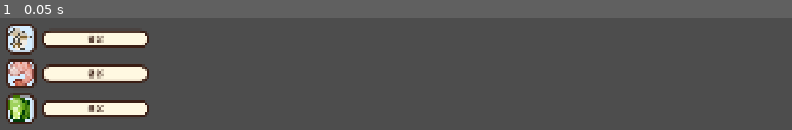
Above: before the commit, frame 1.
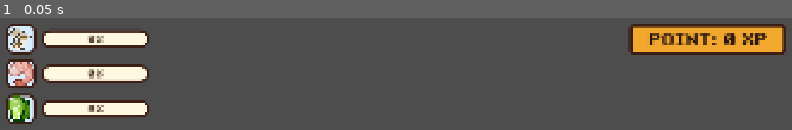
Above: after the commit, the same moment.

Repository: itspaulita/faster-chef-2
Game: Godot game, scene res://scenes/hud.tscn
The game is run twice, just before and just after one commit, with the same random seed, the same clock (stepped at 60 frames per second) and the same inputs. This scene is started directly instead of the project's main scene.
Inputs:
- Up to frame 1 (0.05 s): no input

The runs differ from the first frame. In frame 1, 5.5% of the frame differs, in the area x 79-100%, y 5-34%.

Commit message:
HUD for points added

Diff:
--- a/scenes/hud.tscn
+++ b/scenes/hud.tscn
@@ -42,6 +42,22 @@
 corner_radius_top_right = 20
 corner_radius_bottom_right = 20
 corner_radius_bottom_left = 20
+
+[sub_resource type="StyleBoxFlat" id="StyleBoxFlat_points"]
+content_margin_left = 32.0
+content_margin_top = 12.0
+content_margin_right = 32.0
+content_margin_bottom = 12.0
+bg_color = Color(0.95, 0.66, 0.18, 1)
+border_width_left = 8
+border_width_top = 8
+border_width_right = 8
+border_width_bottom = 8
+border_color = Color(0.23, 0.12, 0.08, 1)
+corner_radius_top_left = 10
+corner_radius_top_right = 10
+corner_radius_bottom_right = 10
+corner_radius_bottom_left = 10
 
 [node name="Hud" type="CanvasLayer"]
 script = ExtResource("1_hud")
@@ -128,3 +144,22 @@
 theme_override_styles/background = SubResource("StyleBoxFlat_bar_bg")
 theme_override_styles/fill = SubResource("StyleBoxFlat_bar_fill")
 step = 0.0
+
+[node name="PointsPanel" type="PanelContainer" parent="."]
+anchors_preset = 1
+anchor_left = 1.0
+anchor_right = 1.0
+offset_left = -400.0
+offset_top = 24.0
+offset_right = -24.0
+grow_horizontal = 0
+theme_override_styles/panel = SubResource("StyleBoxFlat_points")
+
+[node name="PointsLabel" type="Label" parent="PointsPanel"]
+layout_mode = 2
+theme_override_colors/font_color = Color(0.17, 0.09, 0.06, 1)
+theme_override_fonts/font = ExtResource("2_font")
+theme_override_font_sizes/font_size = 40
+text = "POINT: 0 XP"
+horizontal_alignment = 1
+vertical_alignment = 1
--- a/scripts/hud.gd
+++ b/scripts/hud.gd
@@ -1,6 +1,7 @@
 class_name Hud
 extends CanvasLayer
-## Top-left HUD: three ingredient progress bars with icons (percentage shown inside the bar).
+## HUD: three ingredient progress bars with icons (percentage inside the bar) on the top left,
+## and the points counter on the top right.
 
 const ICON_SIZE := 32
 ## Frames on "ingredients 32x32.png" (6 columns x 2 rows, row-major):
@@ -11,6 +12,8 @@
 var _full_style: StyleBoxFlat
 var _normal_style: StyleBox
 
+@onready var points_panel: PanelContainer = $PointsPanel
+@onready var points_label: Label = $PointsPanel/PointsLabel
 @onready var rows: Array[Node] = [
 	$Rows/Row1,
 	$Rows/Row2,
@@ -30,6 +33,7 @@
 		icon.region = Rect2((frame % 6) * ICON_SIZE, (frame / 6) * ICON_SIZE, ICON_SIZE, ICON_SIZE)
 		rows[i].get_node("IconTile/Icon").texture = icon
 		set_ingredient(i, 0, false)
+	set_points(0, false)
 
 
 ## Sets how many of ingredient `index` (0-2) have been collected.
@@ -42,3 +46,12 @@
 	else:
 		bar.value = minf(count, goal)
 	bar.add_theme_stylebox_override("fill", _full_style if count >= goal else _normal_style)
+
+
+func set_points(value: int, animate := true) -> void:
+	points_label.text = "POINT: %d XP" % value
+	if animate:
+		await get_tree().process_frame
+		points_panel.pivot_offset = points_panel.size / 2.0
+		create_tween().tween_property(points_panel, "scale", Vector2.ONE, 0.25) \
+				.from(Vector2(1.15, 1.15)).set_trans(Tween.TRANS_BACK).set_ease(Tween.EASE_OUT)
